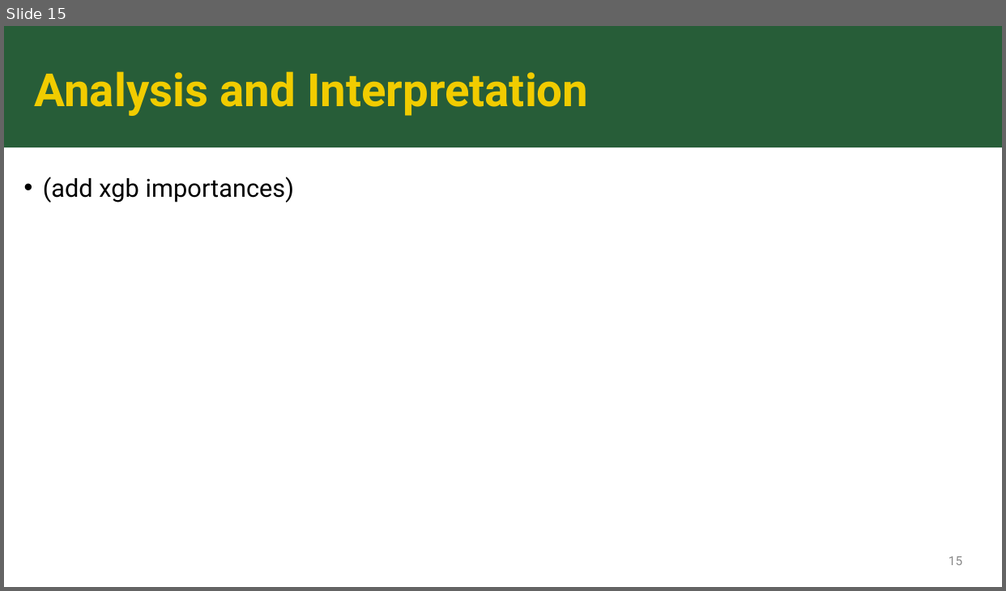
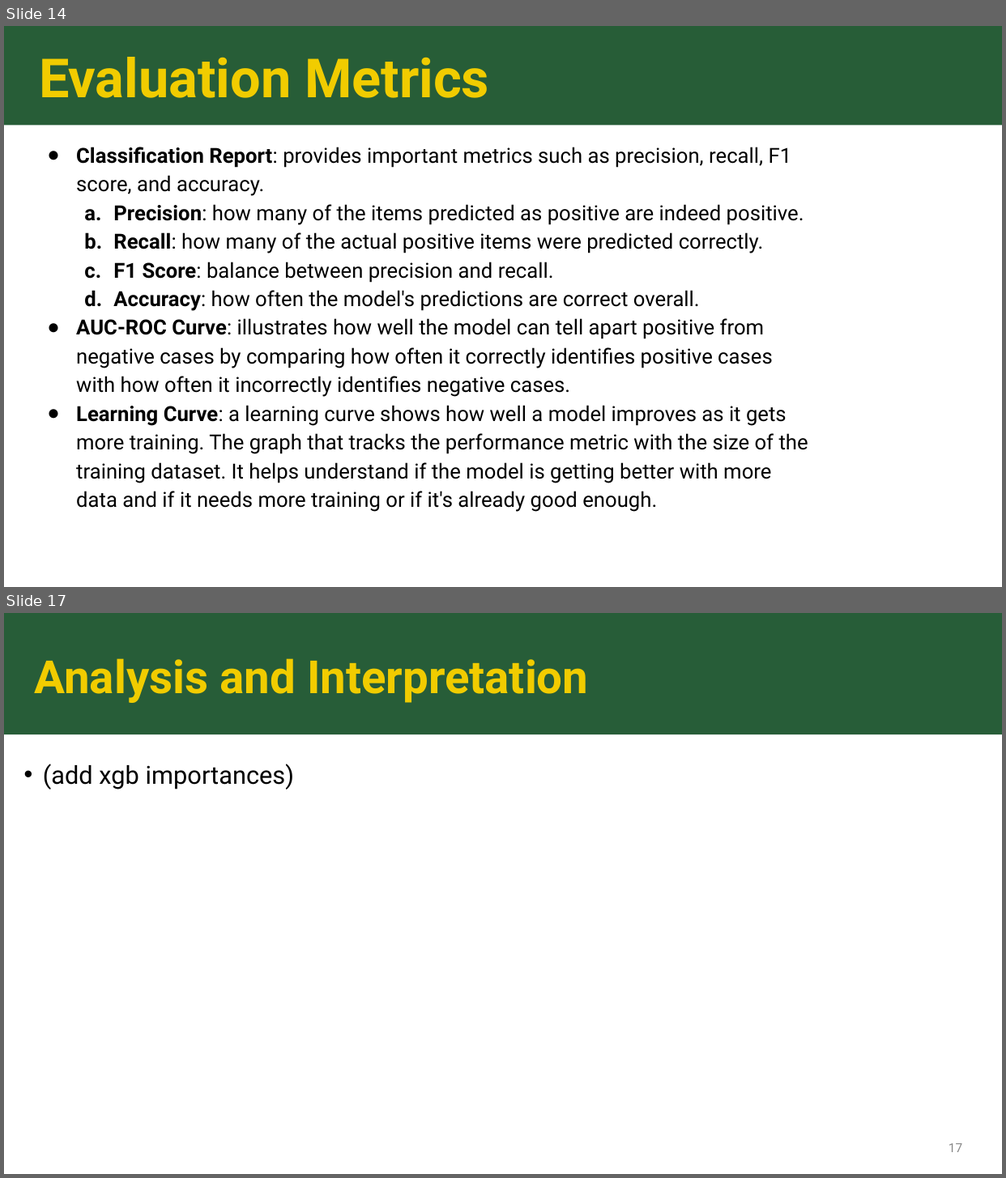
Before and after one commit to sk2003hw/Airline_Delay_and_Cancellation_Analysis, a slide deck: MATH 509_Project Presentation_Draft.pptx. Shown one above the other, each under a label of ours: slide 15 before the commit, slides 14 and 17 after it; the slides between them are not shown. The pictures are 1006x591 and 1006x1178 pixels, drawn with LibreOffice and Linux fonts; fonts in the diff are those of the drawing. Boxes give left, top, right and bottom in pixels: in the first picture for what was removed or moved away, otherwise in the second. Text is boxed around its words. In the diff, an @@ line names an element or a change of style, - is before the commit and + after.

Commit message:
updated ppt after modelling and metrics

```diff
--- a/MATH 509_Project Presentation_Draft.pptx
+++ b/MATH 509_Project Presentation_Draft.pptx
@@ slide 14 added at [4, 26, 1002, 587], background #275D37 @@
@@ title added at [39, 57, 489, 98], 52 pt, text #F1CC00, bold @@
+Evaluation Metrics
@@ rectangle added at [4, 126, 1002, 587], fill #FFFFFF @@
@@ text added at [76, 147, 808, 512], 20 pt, text #000000 @@
+● Classification Report: provides important metrics such as precision, recall, F1 score, and accuracy.
+  a. Precision: how many of the items predicted as positive are indeed positive.
+  b. Recall: how many of the actual positive items were predicted correctly.
+  c. F1 Score: balance between precision and recall.
+  d. Accuracy: how often the model's predictions are correct overall.
+● AUC-ROC Curve: illustrates how well the model can tell apart positive from negative cases by comparing how often it correctly identifies positive cases with how often it incorrectly identifies negative cases.
+● Learning Curve: a learning curve shows how well a model improves as it gets more training. The graph that tracks the performance metric with the size of the training dataset. It helps understand if the model is getting better with more data and if it needs more training or if it's already good enough.
@@ what was slide 15 is now slide 17 @@
@@ page number at [948, 1144, 962, 1152]: text changed @@
-15
+17
```
Also in this commit, not shown: 9 slides changed, 5 other slides added, 4 slides removed.
